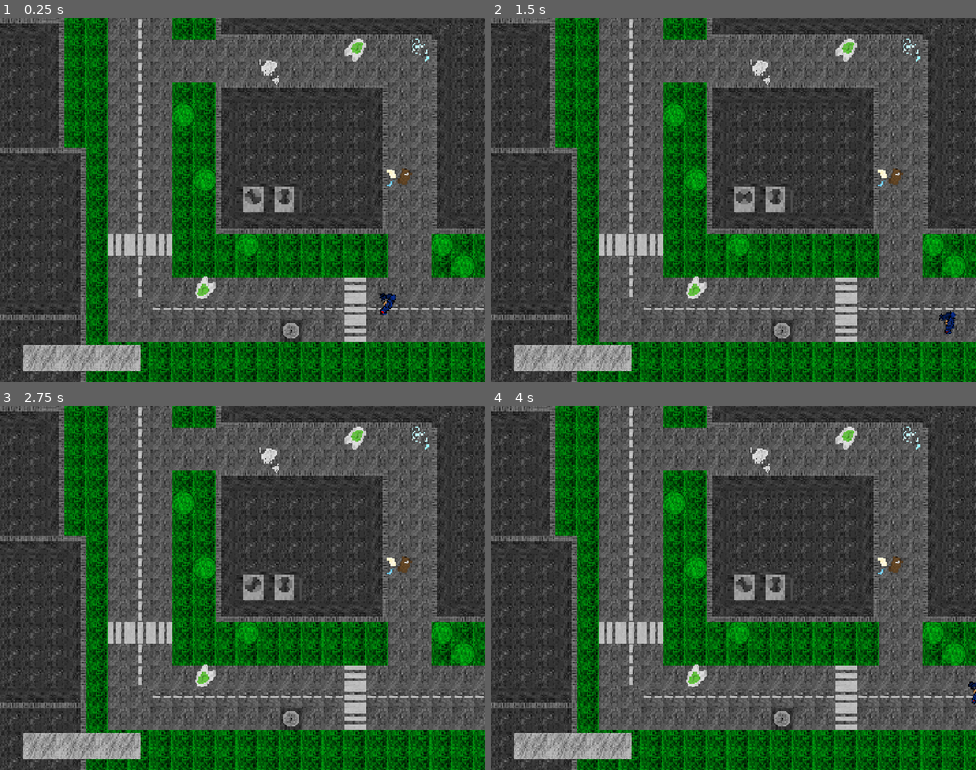
Above: before the commit, frames 1-4 (two rows, left to right).
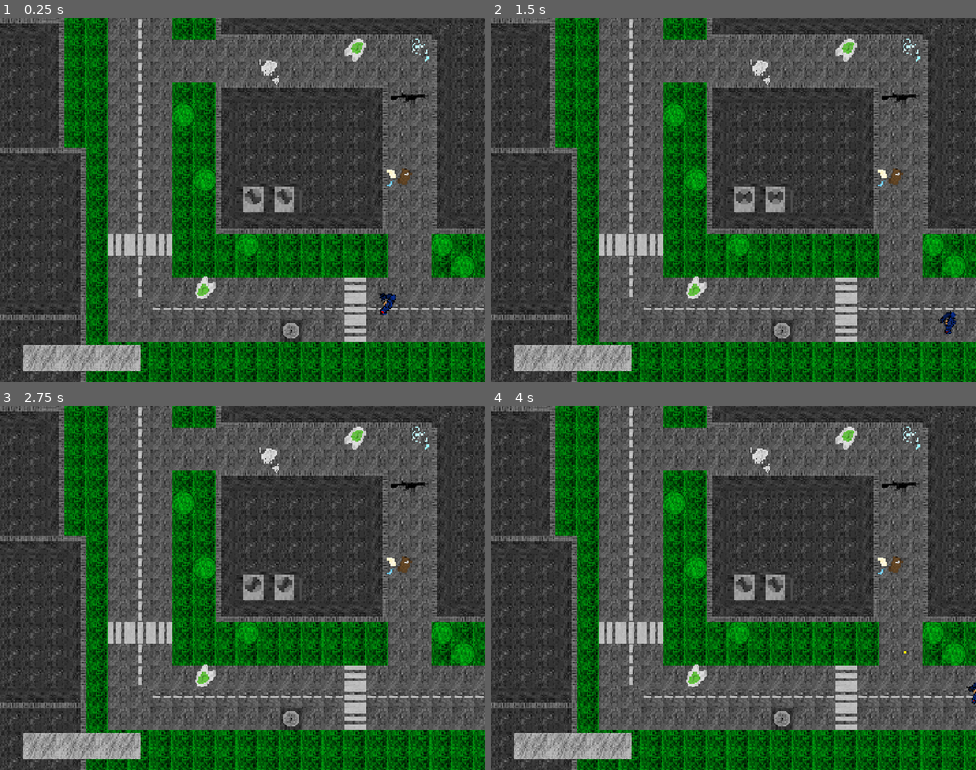
Above: after the commit, the same moments.

Repository: vladydad/Invasion_godot
Game: Godot game, scene res://level2.tscn
Two runs of this game, one before a commit and one after it. Both use one fixed random seed, a clock stepped at 60 frames per second and the inputs below. This scene is started directly instead of the project's main scene.
Inputs (mouse positions are in pixels of both pictures, inside the frame that each line leads up to):
- Up to frame 1 (0.25 s): no input
- Up to frame 2 (1.5 s): tap Enter at 0.5 s; move the mouse to (840, 181) at 0.52 s; press the mouse at (840, 181) at 0.53 s; hold Right (ui_right) 0.53-1.28 s; move the mouse to (636, 218) at 1.27 s; release the mouse at (636, 218) at 1.28 s; hold Down (ui_down) from 1.28 s (still down); tap V (Silencer) at 1.35 s
- Up to frame 3 (2.75 s): move the mouse to (291, 507) at 2.02 s; release Down (ui_down) at 2.03 s; press the mouse at (291, 507) at 2.03 s; hold Right (ui_right) from 2.03 s (still down)
- Up to frame 4 (4 s): tap Space at 2.75 s; move the mouse to (709, 660) at 2.77 s; release Right (ui_right) at 2.78 s; release the mouse at (709, 660) at 2.78 s; hold Up (ui_up) 2.78-3.53 s; tap V (Silencer) at 2.85 s; tap Enter at 3.5 s; move the mouse to (879, 642) at 3.52 s; press the mouse at (879, 642) at 3.53 s; hold Left (ui_left) from 3.53 s (still down)

The runs differ from the first frame. In frame 1, 0.1% of the frame differs, in the area x 57-89%, y 20-52%; in frame 2, 0.2%, in the area x 57-96%, y 20-86%; in frame 3, 0.1%; in frame 4, 0.2%.

Commit message:
goon

Diff:
--- a/invasion/bullet.gd
+++ b/invasion/bullet.gd
@@ -5,13 +5,17 @@
 
 func _ready():
 	body_entered.connect(_on_body_entered)
+	area_entered.connect(_on_area_entered)
 
 
 func _physics_process(delta):
 	global_position += direction * speed * delta
 
+func _on_area_entered(area):
+	queue_free()
+
 
 func _on_body_entered(body):
 	if body.is_in_group("NPC"):
 		body.die()
-		queue_free()
+	queue_free()
--- a/invasion/level1.tscn
+++ b/invasion/level1.tscn
@@ -76,64 +76,6 @@
 sources/0 = SubResource("TileSetAtlasSource_dopym")
 sources/2 = SubResource("TileSetAtlasSource_v38iq")
 
-[sub_resource type="AtlasTexture" id="AtlasTexture_5j5gb"]
-atlas = ExtResource("7_usj0q")
-region = Rect2(0, 0, 40, 30)
-
-[sub_resource type="AtlasTexture" id="AtlasTexture_mx85b"]
-atlas = ExtResource("7_usj0q")
-region = Rect2(0, 30, 40, 30)
-
-[sub_resource type="SpriteFrames" id="SpriteFrames_7xv1m"]
-animations = [{
-"frames": [{
-"duration": 1.0,
-"texture": SubResource("AtlasTexture_5j5gb")
-}, {
-"duration": 1.0,
-"texture": SubResource("AtlasTexture_mx85b")
-}],
-"loop": 1,
-"name": &"default",
-"speed": 15.0
-}]
-
-[sub_resource type="AtlasTexture" id="AtlasTexture_hx44q"]
-atlas = ExtResource("8_usj0q")
-region = Rect2(0, 0, 40, 30)
-
-[sub_resource type="AtlasTexture" id="AtlasTexture_n8vhr"]
-atlas = ExtResource("8_usj0q")
-region = Rect2(40, 0, 40, 30)
-
-[sub_resource type="AtlasTexture" id="AtlasTexture_eqrsh"]
-atlas = ExtResource("8_usj0q")
-region = Rect2(0, 30, 40, 30)
-
-[sub_resource type="AtlasTexture" id="AtlasTexture_3l65w"]
-atlas = ExtResource("8_usj0q")
-region = Rect2(40, 30, 40, 30)
-
-[sub_resource type="SpriteFrames" id="SpriteFrames_h3o71"]
-animations = [{
-"frames": [{
-"duration": 1.0,
-"texture": SubResource("AtlasTexture_hx44q")
-}, {
-"duration": 1.0,
-"texture": SubResource("AtlasTexture_n8vhr")
-}, {
-"duration": 1.0,
-"texture": SubResource("AtlasTexture_eqrsh")
-}, {
-"duration": 1.0,
-"texture": SubResource("AtlasTexture_3l65w")
-}],
-"loop": 1,
-"name": &"default",
-"speed": 10.0
-}]
-
 [sub_resource type="TileSetAtlasSource" id="TileSetAtlasSource_hx44q"]
 texture = ExtResource("10_mx85b")
 texture_region_size = Vector2i(19, 19)
@@ -146,6 +88,64 @@
 [sub_resource type="TileSet" id="TileSet_7xv1m"]
 sources/0 = SubResource("TileSetAtlasSource_hx44q")
 
+[sub_resource type="AtlasTexture" id="AtlasTexture_5j5gb"]
+atlas = ExtResource("7_usj0q")
+region = Rect2(0, 0, 40, 30)
+
+[sub_resource type="AtlasTexture" id="AtlasTexture_mx85b"]
+atlas = ExtResource("7_usj0q")
+region = Rect2(0, 30, 40, 30)
+
+[sub_resource type="SpriteFrames" id="SpriteFrames_7xv1m"]
+animations = [{
+"frames": [{
+"duration": 1.0,
+"texture": SubResource("AtlasTexture_5j5gb")
+}, {
+"duration": 1.0,
+"texture": SubResource("AtlasTexture_mx85b")
+}],
+"loop": 1,
+"name": &"default",
+"speed": 15.0
+}]
+
+[sub_resource type="AtlasTexture" id="AtlasTexture_hx44q"]
+atlas = ExtResource("8_usj0q")
+region = Rect2(0, 0, 40, 30)
+
+[sub_resource type="AtlasTexture" id="AtlasTexture_n8vhr"]
+atlas = ExtResource("8_usj0q")
+region = Rect2(40, 0, 40, 30)
+
+[sub_resource type="AtlasTexture" id="AtlasTexture_eqrsh"]
+atlas = ExtResource("8_usj0q")
+region = Rect2(0, 30, 40, 30)
+
+[sub_resource type="AtlasTexture" id="AtlasTexture_3l65w"]
+atlas = ExtResource("8_usj0q")
+region = Rect2(40, 30, 40, 30)
+
+[sub_resource type="SpriteFrames" id="SpriteFrames_h3o71"]
+animations = [{
+"frames": [{
+"duration": 1.0,
+"texture": SubResource("AtlasTexture_hx44q")
+}, {
+"duration": 1.0,
+"texture": SubResource("AtlasTexture_n8vhr")
+}, {
+"duration": 1.0,
+"texture": SubResource("AtlasTexture_eqrsh")
+}, {
+"duration": 1.0,
+"texture": SubResource("AtlasTexture_3l65w")
+}],
+"loop": 1,
+"name": &"default",
+"speed": 10.0
+}]
+
 [node name="Node2D" type="Node2D" unique_id=1584908530]
 script = ExtResource("1_hx44q")
 
@@ -154,8 +154,16 @@
 tile_map_data = PackedByteArray("AAAOAA8AAAAAAAAAAAAOAA4AAAAAAAAAAAAOAA0AAAAAAAAAAAAOAAwAAAAAAAAAAAAOAAsAAAABAAAAAAAOAA …(6192 unchanged characters)…
 tile_set = SubResource("TileSet_nfc4p")
 
+[node name="TileMapLayer2" type="TileMapLayer" parent="." unique_id=257756577]
+scale = Vector2(4, 4)
+tile_map_data = PackedByteArray("AAAKAA8AAAAAAAIAAAARAAcAAAABAAAAAAAHAAUAAAABAAEAAAAUAAgAAAAAAAEAAAAVAA8AAAABAAEAAAACAAsAAAAAAAAAAAA=")
+tile_set = SubResource("TileSet_7xv1m")
+
+[node name="CharacterBody2D" parent="." unique_id=983882007 instance=ExtResource("2_dopym")]
+position = Vector2(986, 1001)
+
 [node name="Area2D" parent="." unique_id=656003086 instance=ExtResource("4_v38iq")]
-position = Vector2(297, 543)
+position = Vector2(316, 493)
 
 [node name="CanvasLayer" type="CanvasLayer" parent="." unique_id=1269337800]
 
@@ -202,13 +210,5 @@
 position = Vector2(1321, 442)
 rotation = 0.8255407
 
-[node name="TileMapLayer2" type="TileMapLayer" parent="." unique_id=257756577]
-scale = Vector2(4, 4)
-tile_map_data = PackedByteArray("AAAKAA8AAAAAAAIAAAARAAcAAAABAAAAAAAHAAUAAAABAAEAAAAUAAgAAAAAAAEAAAAVAA8AAAABAAEAAAACAAsAAAAAAAAAAAA=")
-tile_set = SubResource("TileSet_7xv1m")
-
-[node name="CharacterBody2D" parent="." unique_id=983882007 instance=ExtResource("2_dopym")]
-position = Vector2(986, 1001)
-
 [node name="MusicBG" type="AudioStreamPlayer2D" parent="." unique_id=1776143713]
 stream = ExtResource("13_n8vhr")
--- a/invasion/level2.tscn
+++ b/invasion/level2.tscn
@@ -10,6 +10,8 @@
 [ext_resource type="Texture2D" uid="uid://c1yjefjefgnpu" path="res://map/tak.png" id="4_r6vdu"]
 [ext_resource type="Texture2D" uid="uid://cgpyoxff3yo10" path="res://map/trash.png" id="5_21xmu"]
 [ext_resource type="Texture2D" uid="uid://cdgexn1vldece" path="res://blood overlay.png" id="5_s8oj7"]
+[ext_resource type="PackedScene" uid="uid://f37sgwcrfeto" path="res://pistol.tscn" id="11_3opl0"]
+[ext_resource type="PackedScene" uid="uid://0rt840pxuxhq" path="res://m4a1.tscn" id="12_dc5vx"]
 
 [sub_resource type="AtlasTexture" id="AtlasTexture_5j5gb"]
 atlas = ExtResource("4_dc5vx")
@@ -274,3 +276,9 @@
 
 [node name="CharacterBody2D" parent="." unique_id=983882007 instance=ExtResource("3_6q4t8")]
 position = Vector2(1147, 850)
+
+[node name="Area2D" parent="." unique_id=1734879823 instance=ExtResource("11_3opl0")]
+position = Vector2(1063, 876)
+
+[node name="Area2D2" parent="." unique_id=2072543071 instance=ExtResource("12_dc5vx")]
+position = Vector2(1220, 240)
--- a/invasion/level3.tscn
+++ b/invasion/level3.tscn
@@ -1,10 +1,17 @@
 [gd_scene format=4 uid="uid://k0e524emmrxo"]
 
 [ext_resource type="Texture2D" uid="uid://bkjfawpatp8f4" path="res://map/rooftop+litt extra vei pynt.png" id="1_o2ccw"]
+[ext_resource type="Script" uid="uid://b3bfg6kokgepm" path="res://level_3.gd" id="1_sotx7"]
 [ext_resource type="Texture2D" uid="uid://ckx8cgkb1nfu6" path="res://map/tilesheet 1 (1).png" id="2_qrujo"]
 [ext_resource type="Texture2D" uid="uid://c1yjefjefgnpu" path="res://map/tak.png" id="3_5lcx6"]
 [ext_resource type="PackedScene" uid="uid://b6wccn5pqjcst" path="res://player.tscn" id="3_qrujo"]
 [ext_resource type="PackedScene" uid="uid://djmahlup64ud1" path="res://tank.tscn" id="5_an40m"]
+[ext_resource type="Texture2D" uid="uid://cgpyoxff3yo10" path="res://map/trash.png" id="6_mu84n"]
+[ext_resource type="Texture2D" uid="uid://cje1mhe5b65s5" path="res://icons/healthbarlong.png" id="7_ci4mn"]
+[ext_resource type="Texture2D" uid="uid://p3e1sqrprqed" path="res://icons/healthbarredlong.png" id="8_sotx7"]
+[ext_resource type="Texture2D" uid="uid://cc6i4snu8kjoq" path="res://icons/adrenlalin overlay.png" id="9_ymh28"]
+[ext_resource type="Texture2D" uid="uid://cdgexn1vldece" path="res://blood overlay.png" id="10_7oc4e"]
+[ext_resource type="PackedScene" uid="uid://0rt840pxuxhq" path="res://m4a1.tscn" id="12_ymh28"]
 
 [sub_resource type="TileSetAtlasSource" id="TileSetAtlasSource_5lcx6"]
 texture = ExtResource("1_o2ccw")
@@ -81,7 +88,115 @@
 sources/1 = SubResource("TileSetAtlasSource_an40m")
 sources/2 = SubResource("TileSetAtlasSource_mu84n")
 
-[node name="Node2D" type="Node2D" unique_id=1331582684]
+[sub_resource type="TileSetAtlasSource" id="TileSetAtlasSource_bmsap"]
+texture = ExtResource("6_mu84n")
+texture_region_size = Vector2i(19, 19)
+0:0/0 = 0
+1:0/0 = 0
+0:1/0 = 0
+1:1/0 = 0
+0:2/0 = 0
+1:2/0 = 0
+
+[sub_resource type="TileSet" id="TileSet_h3o71"]
+sources/0 = SubResource("TileSetAtlasSource_bmsap")
+
+[sub_resource type="AtlasTexture" id="AtlasTexture_5j5gb"]
+atlas = ExtResource("9_ymh28")
+region = Rect2(0, 0, 40, 30)
+
+[sub_resource type="AtlasTexture" id="AtlasTexture_mx85b"]
+atlas = ExtResource("9_ymh28")
+region = Rect2(0, 30, 40, 30)
+
+[sub_resource type="SpriteFrames" id="SpriteFrames_siwpi"]
+animations = [{
+"frames": [{
+"duration": 1.0,
+"texture": SubResource("AtlasTexture_5j5gb")
+}, {
+"duration": 1.0,
+"texture": SubResource("AtlasTexture_mx85b")
+}],
+"loop": 1,
+"name": &"default",
+"speed": 15.0
+}]
+
+[sub_resource type="AtlasTexture" id="AtlasTexture_hx44q"]
+atlas = ExtResource("10_7oc4e")
+region = Rect2(0, 0, 40, 30)
+
+[sub_resource type="AtlasTexture" id="AtlasTexture_n8vhr"]
+atlas = ExtResource("10_7oc4e")
+region = Rect2(40, 0, 40, 30)
+
+[sub_resource type="AtlasTexture" id="AtlasTexture_eqrsh"]
+atlas = ExtResource("10_7oc4e")
+region = Rect2(0, 30, 40, 30)
+
+[sub_resource type="AtlasTexture" id="AtlasTexture_3l65w"]
+atlas = ExtResource("10_7oc4e")
+region = Rect2(40, 30, 40, 30)
+
+[sub_resource type="SpriteFrames" id="SpriteFrames_0m7xm"]
+animations = [{
+"frames": [{
+"duration": 1.0,
+"texture": SubResource("AtlasTexture_hx44q")
+}, {
+"duration": 1.0,
+"texture": SubResource("AtlasTexture_n8vhr")
+}, {
+"duration": 1.0,
+"texture": SubResource("AtlasTexture_eqrsh")
+}, {
+"duration": 1.0,
+"texture": SubResource("AtlasTexture_3l65w")
+}],
+"loop": 1,
+"name": &"default",
+"speed": 10.0
+}]
+
+[sub_resource type="AtlasTexture" id="AtlasTexture_8tcn8"]
+atlas = ExtResource("1_o2ccw")
+region = Rect2(32, 16, 16, 16)
+
+[sub_resource type="AtlasTexture" id="AtlasTexture_r6vdu"]
+atlas = ExtResource("1_o2ccw")
+region = Rect2(48, 16, 16, 16)
+
+[sub_resource type="AtlasTexture" id="AtlasTexture_21xmu"]
+atlas = ExtResource("1_o2ccw")
+region = Rect2(64, 16, 16, 16)
+
+[sub_resource type="AtlasTexture" id="AtlasTexture_8i3m3"]
+atlas = ExtResource("1_o2ccw")
+region = Rect2(0, 32, 16, 16)
+
+[sub_resource type="SpriteFrames" id="SpriteFrames_ci4mn"]
+animations = [{
+"frames": [{
+"duration": 1.0,
+"texture": SubResource("AtlasTexture_8tcn8")
+}, {
+"duration": 1.0,
+"texture": SubResource("AtlasTexture_r6vdu")
+}, {
+"duration": 1.0,
+"texture": SubResource("AtlasTexture_21xmu")
+}, {
+"duration": 1.0,
+"texture": SubResource("AtlasTexture_8i3m3")
+}],
+"loop": 1,
+"name": &"new_animation",
+"speed": 15.0
+}]
+
+[node name="Node2D2" type="Node2D" unique_id=1331582684]
+script = ExtResource("1_sotx7")
 
 [node name="TileMapLayer" type="TileMapLayer" parent="." unique_id=1588207739]
 scale = Vector2(4, 4)
@@ -93,3 +208,67 @@
 
 [node name="Area2D" parent="." unique_id=656003086 instance=ExtResource("5_an40m")]
 position = Vector2(739, 706)
+
+[node name="TileMapLayer2" type="TileMapLayer" parent="." unique_id=1129369467]
+scale = Vector2(4, 4)
+tile_map_data = PackedByteArray("AAAOAA4AAAAAAAEAAAAWAAIAAAAAAAIAAGAJABAAAAABAAEAAAAEAAYAAAAAAAAAAAAMAAIAAAABAAAAAAA=")
+tile_set = SubResource("TileSet_h3o71")
+
+[node name="CanvasLayer" type="CanvasLayer" parent="." unique_id=2022676352]
+
+[node name="HealthBar" type="TextureProgressBar" parent="CanvasLayer" unique_id=19178873]
+offset_left = 68.0
+offset_top = 970.0
+offset_right = 417.0
+offset_bottom = 1048.0
+nine_patch_stretch = true
+texture_under = ExtResource("7_ci4mn")
+texture_progress = ExtResource("8_sotx7")
+
+[node name="Tips1" type="Label" parent="CanvasLayer" unique_id=125575543]
+visible = false
+offset_left = 72.0
+offset_top = 36.0
+offset_right = 542.0
+offset_bottom = 93.0
+theme_override_font_sizes/font_size = 50
+text = "Trykk på R for å reloade"
+
+[node name="AnimatedSprite2D" type="AnimatedSprite2D" parent="CanvasLayer" unique_id=689727351]
+visible = false
+position = Vector2(733.5, 541)
+scale = Vector2(36.675, 36.066666)
+sprite_frames = SubResource("SpriteFrames_siwpi")
+
+[node name="BloodOverlay" type="AnimatedSprite2D" parent="CanvasLayer" unique_id=373308638]
+visible = false
+position = Vector2(735, 545)
+scale = Vector2(36.75, 36.333332)
+sprite_frames = SubResource("SpriteFrames_0m7xm")
+
+[node name="AmmoLabel" type="Label" parent="CanvasLayer" unique_id=620447942]
+offset_left = 1356.0
+offset_top = 1016.0
+offset_right = 1442.0
+offset_bottom = 1076.0
+
+[node name="AnimatedSprite2D" type="AnimatedSprite2D" parent="." unique_id=1288504202]
+position = Vector2(365, 671.00006)
+scale = Vector2(5.7187514, 6.09375)
+sprite_frames = SubResource("SpriteFrames_ci4mn")
+animation = &"new_animation"
+
+[node name="AnimatedSprite2D2" type="AnimatedSprite2D" parent="." unique_id=1952516441]
+position = Vector2(367, 755)
+scale = Vector2(5.7187514, 6.09375)
+sprite_frames = SubResource("SpriteFrames_ci4mn")
+animation = &"new_animation"
+
+[node name="AnimatedSprite2D3" type="AnimatedSprite2D" parent="." unique_id=302901375]
+position = Vector2(368.00003, 843.00006)
+scale = Vector2(5.7187514, 6.09375)
+sprite_frames = SubResource("SpriteFrames_ci4mn")
+animation = &"new_animation"
+
+[node name="Area2D2" parent="." unique_id=2072543071 instance=ExtResource("12_ymh28")]
+position = Vector2(744, 314)
--- a/invasion/level_2.gd
+++ b/invasion/level_2.gd
@@ -4,3 +4,4 @@
 # Called when the node enters the scene tree for the first time.
 func _ready() -> void:
 	$AnimatedSprite2D.play()
+	$AnimatedSprite2D2.play()
--- /dev/null
+++ b/invasion/level_3.gd
@@ -0,0 +1,8 @@
+extends Node2D
+
+
+# Called when the node enters the scene tree for the first time.
+func _ready() -> void:
+	$AnimatedSprite2D.play()
+	$AnimatedSprite2D2.play()
+	$AnimatedSprite2D3.play()
--- a/invasion/tank.tscn
+++ b/invasion/tank.tscn
@@ -2,19 +2,16 @@
 
 [ext_resource type="Texture2D" uid="uid://ctbkyaoboeojd" path="res://map/tank for deco.png" id="1_6lwfj"]
 
-[sub_resource type="RectangleShape2D" id="RectangleShape2D_nfc4p"]
-size = Vector2(153.75, 228.5)
+[sub_resource type="RectangleShape2D" id="RectangleShape2D_7xv1m"]
+size = Vector2(192, 249)
 
-[node name="Area2D" type="Area2D" unique_id=656003086]
-collision_layer = 3
+[node name="StaticBody2D" type="StaticBody2D" unique_id=150424970]
 
-[node name="Sprite2D" type="Sprite2D" parent="." unique_id=1645162786]
-position = Vector2(-0.9999981, 2)
-rotation = 1.5707964
-scale = Vector2(0.18398318, 0.18122563)
+[node name="Sprite2D" type="Sprite2D" parent="." unique_id=592694923]
+position = Vector2(-0.9999981, 9.536743e-07)
+scale = Vector2(0.22265626, 0.19656248)
 texture = ExtResource("1_6lwfj")
 
-[node name="CollisionShape2D" type="CollisionShape2D" parent="." unique_id=1720329073]
-position = Vector2(-23, 2)
-rotation = 1.5707964
-shape = SubResource("RectangleShape2D_nfc4p")
+[node name="CollisionShape2D" type="CollisionShape2D" parent="." unique_id=339453319]
+position = Vector2(-2, 31.5)
+shape = SubResource("RectangleShape2D_7xv1m")
Not shown, added: invasion/level_3.gd.uid
